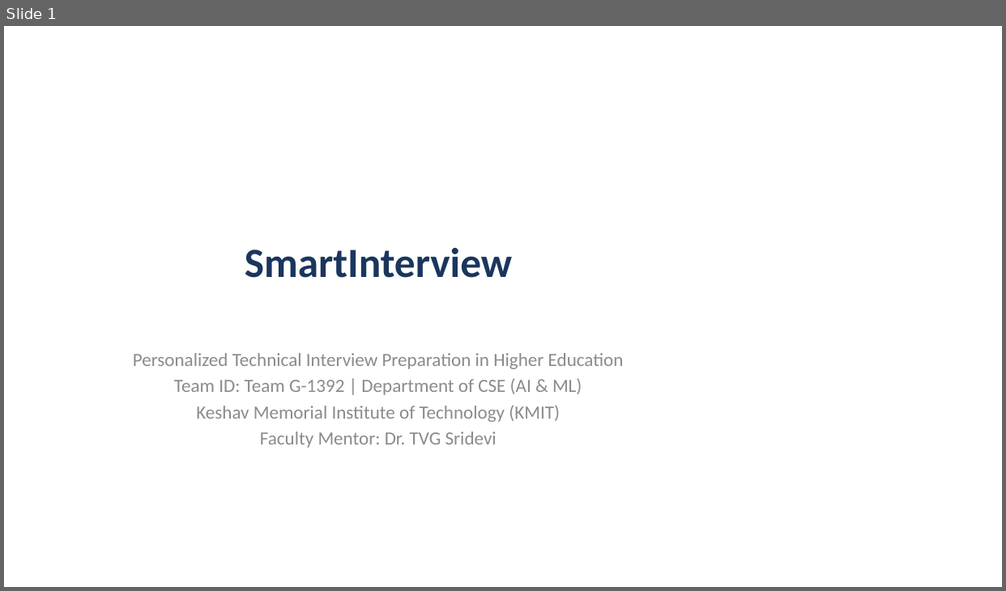
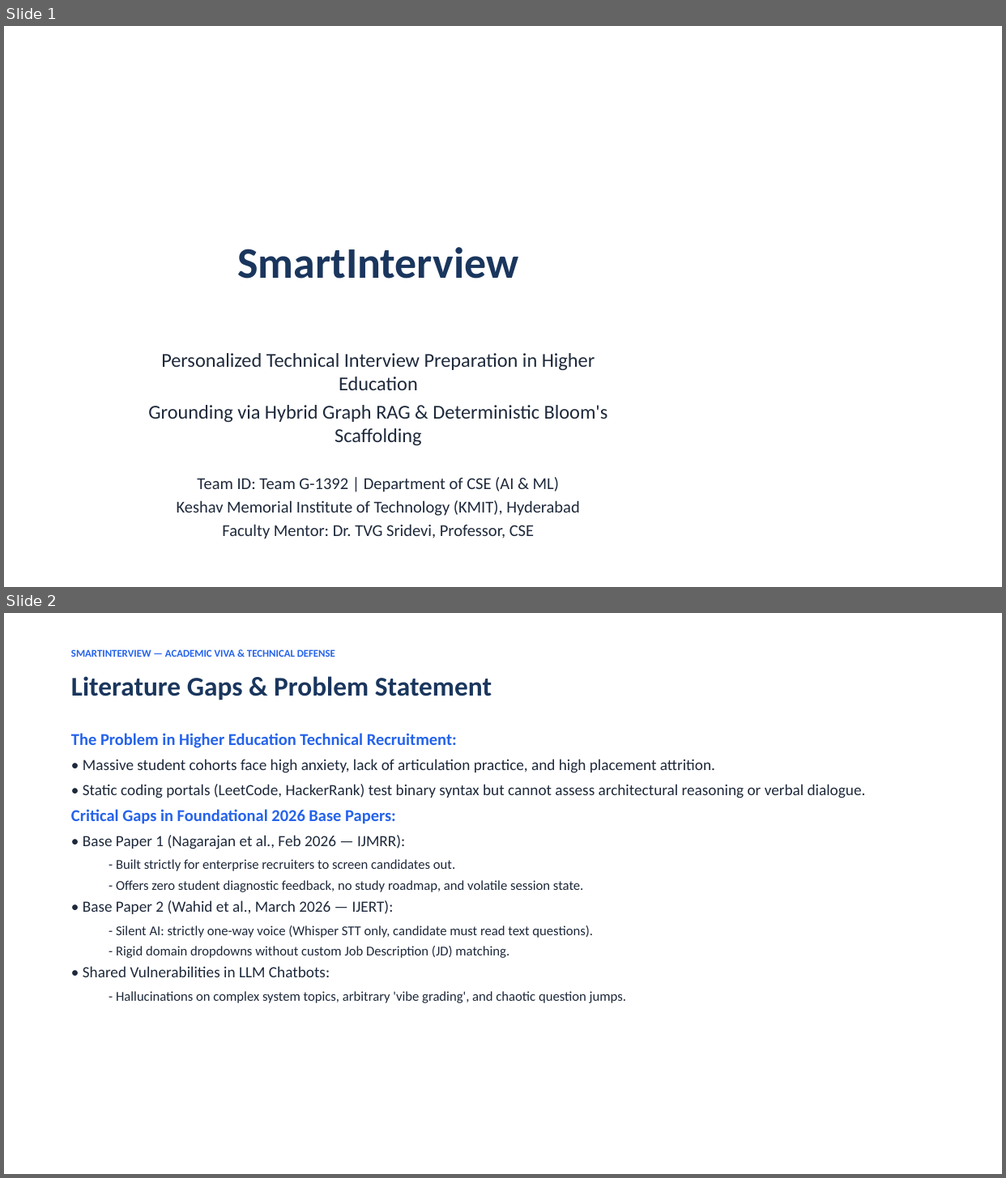
Before and after one commit to Ranith11/SmartInterview-team-main, a slide deck: SmartInterview_Deliverables/04_Presentation_and_Defense/SmartInterview_Project_Presentation.pptx. Shown one above the other, each under a label of ours: slide 1 before the commit, slides 1 and 2 after it. The pictures are 1006x591 and 1006x1178 pixels, drawn with LibreOffice and Linux fonts; fonts in the diff are those of the drawing. Boxes give left, top, right and bottom in pixels: in the first picture for what was removed or moved away, otherwise in the second. Text is boxed around its words. In the diff, an @@ line names an element or a change of style, - is before the commit and + after.

Commit message:
docs: complete synchronization of SRS, PPT, Research Paper, Master Encyclopedia, and deliverables with embedded diagrams, screenshots, and 355-test matrix

```diff
--- a/SmartInterview_Deliverables/04_Presentation_and_Defense/SmartInterview_Project_Presentation.pptx
+++ b/SmartInterview_Deliverables/04_Presentation_and_Defense/SmartInterview_Project_Presentation.pptx
@@ slide 2 added at <box>4,613,1002,1174</box>, background #FFFFFF @@
@@ text added at <box>71,649,335,657</box>, 10 pt, text #2563EB, bold @@
+SMARTINTERVIEW — ACADEMIC VIVA & TECHNICAL DEFENSE
@@ text added at <box>71,676,492,700</box>, 26 pt, text #1A365D, bold @@
+Literature Gaps & Problem Statement
@@ text added at <box>71,733,866,1003</box>, 13 pt, text #1E293B @@
+The Problem in Higher Education Technical Recruitment:
+• Massive student cohorts face high anxiety, lack of articulation practice, and high placement attrition.
+• Static coding portals (LeetCode, HackerRank) test binary syntax but cannot assess architectural reasoning or verbal dialogue.
+Critical Gaps in Foundational 2026 Base Papers:
+• Base Paper 1 (Nagarajan et al., Feb 2026 — IJMRR):
+  - Built strictly for enterprise recruiters to screen candidates out.
+  - Offers zero student diagnostic feedback, no study roadmap, and volatile session state.
+• Base Paper 2 (Wahid et al., March 2026 — IJERT):
+  - Silent AI: strictly one-way voice (Whisper STT only, candidate must read text questions).
+  - Rigid domain dropdowns without custom Job Description (JD) matching.
+• Shared Vulnerabilities in LLM Chatbots:
+  - Hallucinations on complex system topics, arbitrary 'vibe grading', and chaotic question jumps.
@@ slide 1 changed as well @@
@@ title "SmartInterview" at <box>237,247,518,279</box>: size 40 to 42 pt @@
@@ subtitle at <box>161,353,595,493</box>: size 18 to 19 pt in "Personalized Technical Interview Preparation in Higher Educa ..."; text colour #8C8C8C to #1E293B in "Personalized Technical Interview Preparation in Higher Educa ...", "Team ID: Team G-1392 | Department of ..."; size 18 to 16 pt in "Team ID: Team G-1392 | Department of ..." @@
@@ subtitle at <box>148,405,608,446</box>: paragraph added @@
+Grounding via Hybrid Graph RAG & Deterministic Bloom's Scaffolding
@@ subtitle at <box>177,501,580,540</box>: text changed; size 18 to 16 pt; text colour #8C8C8C to #1E293B @@
-Keshav Memorial Institute of Technology (KMIT)
-Faculty Mentor: Dr. TVG Sridevi
+Keshav Memorial Institute of Technology (KMIT), Hyderabad
+Faculty Mentor: Dr. TVG Sridevi, Professor, CSE
```
Also in this commit, not shown: 1 other slide changed, 11 other slides added, 9 slides removed, 26 other files.
